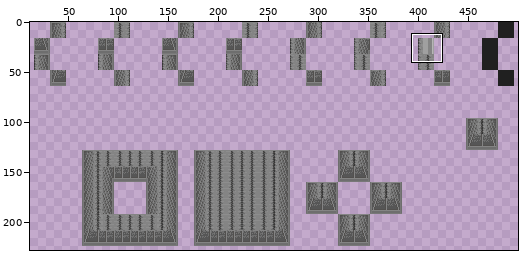
Pixel-art file -- Resources/Textures/_Cataclysm14/Structures/Walls/templates/concrete_reinforced_heavy.aseprite. Above: a wide view before the commit, with the close-up outlined.
Close-up. Before the commit:
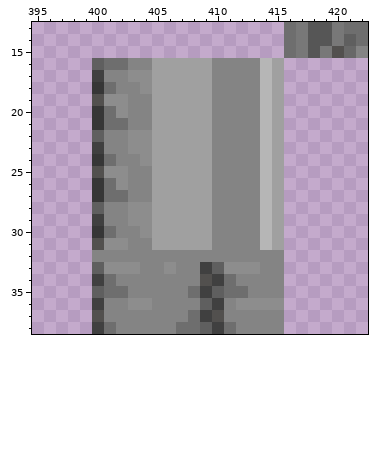
512x250 pixels, 1 frame. Colours within 5 levels of each other are drawn and written as one. Shown: x 395..422, y 13..38. The wide view leaves out empty margins.
After:
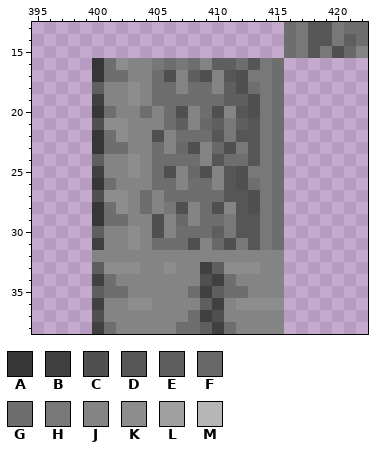
Palette (. is transparent): A #363636  B #404040  C #52504e  D #565656  E #5f5f5f  F #686868  G #6e6e6e  H #787878  J #848484  K #8d8d8d  L #a0a0a0  M #b6b6b6
Difference:
@@ x 395..422 @@
 15 .....................GHDHCFJ
-16 .....EGGJJLLLLLJJJJML.......
-17 .....BJJKKLLLLLJJJJML.......
-18 .....AGJJKLLLLLJJJJML.......
-19 .....CKKJJLLLLLJJJJML.......
-20 .....AGKJJLLLLLJJJJML.......
-21 .....AGGJJLLLLLJJJJML.......
-22 .....EJJKKLLLLLJJJJML.......
-23 .....BJJKKLLLLLJJJJML.......
-24 .....AGJJKLLLLLJJJJML.......
-25 .....CKKJJLLLLLJJJJML.......
-26 .....AGKJJLLLLLJJJJML.......
-27 .....AGGJJLLLLLJJJJML.......
-28 .....EJJKKLLLLLJJJJML.......
-29 .....BJJKKLLLLLJJJJML.......
-30 .....AGJJKLLLLLJJJJML.......
-31 .....CKKJJLLLLLJJJJML.......
+16 .....AGKJJHGHGJEEGDHG.......
+17 .....AGGJJGCJECJDCHHG.......
+18 .....EJJKJGGJGGJECGHG.......
+19 .....BJJKJGGGGGGEECHG.......
+20 .....AGJJGJGCJGCJDCHG.......
+21 .....CKKJJJGEJFEHEDHG.......
+22 .....AGKJJCJGGGDHDDHG.......
+23 .....AGGJJGJFCJFCHDHG.......
+24 .....EJJKJGGGGJDGGDHG.......
+25 .....BJJKJGCJFCJDCHHG.......
+26 .....AGJJJGGJGGJDCGHG.......
+27 .....CKKJGJGGGGGDDCHG.......
+28 .....AGKJGJHCJGCJDCHG.......
+29 .....AGGJJCJFJGGHDDHG.......
+30 .....EJJKJCJGGGEHDDHG.......
+31 .....BJJKJGGGCJFCHDHG.......
 32 .....JJJJJJJJJJJJJJJJ.......
Boxes around the changes in both close-ups, in picture pixels (x1, y1, x2, y2):
changed: (92, 58, 284, 250)
